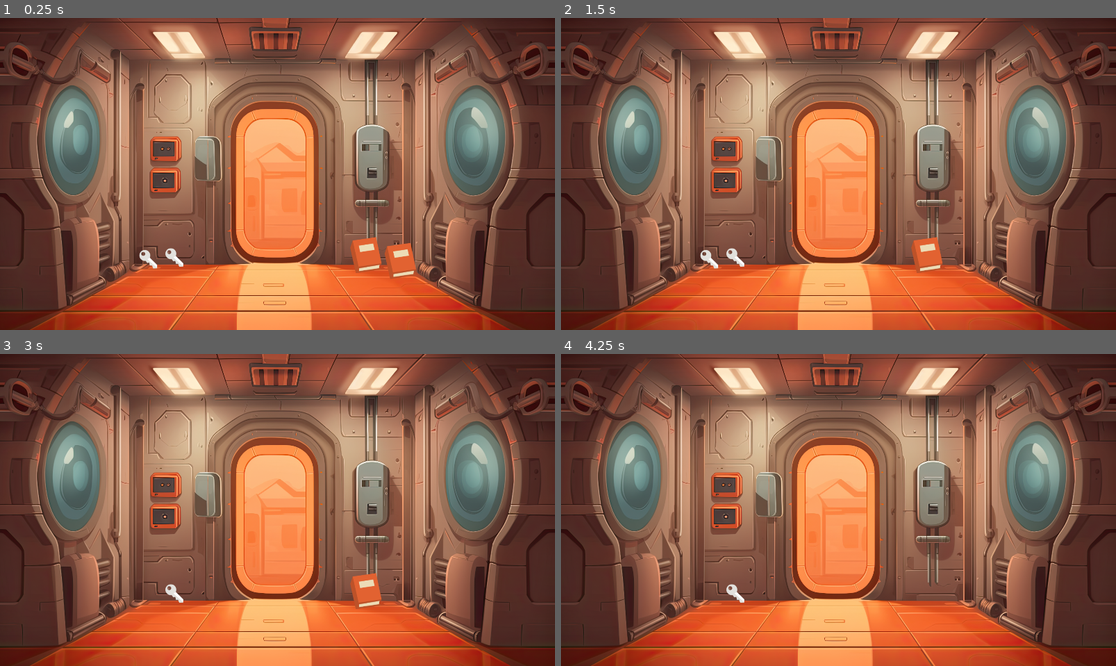
Above: before the commit, frames 1-4 (two rows, left to right).
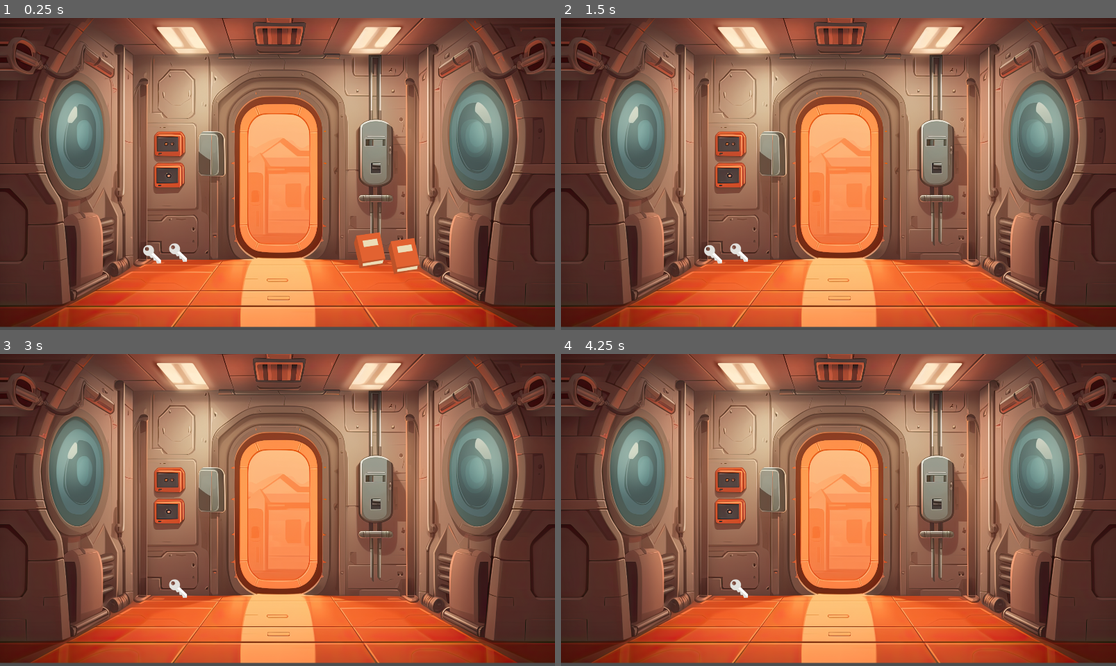
Above: after the commit, the same moments.

Repository: keyoni/PointClickEscape
Game: Godot game, scene res://scenes/main/main.tscn
Two runs of this game, one before a commit and one after it. Both use one fixed random seed, a clock stepped at 60 frames per second and the inputs below.
Inputs (mouse positions are in pixels of both pictures, inside the frame that each line leads up to):
- Up to frame 1 (0.25 s): no input
- Up to frame 2 (1.5 s): tap Enter at 0.5 s; drag from (838, 308) to (960, 261) at 0.52 s; drag from (927, 255) to (838, 308) at 1.27 s
- Up to frame 3 (3 s): move the mouse to (149, 594) at 2.02 s; press the mouse at (149, 594) at 2.03 s; release the mouse at (149, 594) at 2.75 s; drag from (172, 594) to (366, 591) at 2.77 s
- Up to frame 4 (4.25 s): move the mouse to (1005, 556) at 3.52 s; press the mouse at (1005, 556) at 3.53 s

The runs differ from the first frame. In frame 1, 36% of the frame differs, in the area x 0-100%, y 0-100%; in frame 2, 36%; in frame 3, 36%; in frame 4, 36%.

Commit message:
adding shapes and snapping

Diff:
--- /dev/null
+++ b/PointClickEscape/resources/items/five_shape.tres
@@ -0,0 +1,10 @@
+[gd_resource type="Resource" script_class="Item" load_steps=3 format=3 uid="uid://d0s2p0w1xsqu0"]
+
+[ext_resource type="Script" path="res://resources/item.gd" id="1_ojgb4"]
+[ext_resource type="Texture2D" uid="uid://dxv7x6u7ax2hv" path="res://assets/shapes/Shape-03.png" id="2_ykgvm"]
+
+[resource]
+script = ExtResource("1_ojgb4")
+name = "Five Shape"
+texture = ExtResource("2_ykgvm")
+description = ""
--- /dev/null
+++ b/PointClickEscape/resources/items/four_shape.tres
@@ -0,0 +1,10 @@
+[gd_resource type="Resource" script_class="Item" load_steps=3 format=3 uid="uid://fhj645hb6m2r"]
+
+[ext_resource type="Script" path="res://resources/item.gd" id="1_y42se"]
+[ext_resource type="Texture2D" uid="uid://db5u4u2gjgyoh" path="res://assets/shapes/Shape-02.png" id="2_epbay"]
+
+[resource]
+script = ExtResource("1_y42se")
+name = "Four Shape"
+texture = ExtResource("2_epbay")
+description = ""
--- /dev/null
+++ b/PointClickEscape/resources/items/six_shape.tres
@@ -0,0 +1,10 @@
+[gd_resource type="Resource" script_class="Item" load_steps=3 format=3 uid="uid://b64fjre5ha2x1"]
+
+[ext_resource type="Script" path="res://resources/item.gd" id="1_kpuys"]
+[ext_resource type="Texture2D" uid="uid://b5x884jna5uul" path="res://assets/shapes/Shape-04.png" id="2_7e7se"]
+
+[resource]
+script = ExtResource("1_kpuys")
+name = "Six Shape"
+texture = ExtResource("2_7e7se")
+description = ""
--- /dev/null
+++ b/PointClickEscape/resources/items/three_shape.tres
@@ -0,0 +1,10 @@
+[gd_resource type="Resource" script_class="Item" load_steps=3 format=3 uid="uid://cjc4im35dqgqi"]
+
+[ext_resource type="Script" path="res://resources/item.gd" id="1_mgl0o"]
+[ext_resource type="Texture2D" uid="uid://bs0orpbl4gstt" path="res://assets/shapes/Shape-01.png" id="2_f8h8y"]
+
+[resource]
+script = ExtResource("1_mgl0o")
+name = "Three Shape"
+texture = ExtResource("2_f8h8y")
+description = ""
--- a/PointClickEscape/scenes/inventory_slot/inventory_slot.gd
+++ b/PointClickEscape/scenes/inventory_slot/inventory_slot.gd
@@ -5,6 +5,7 @@
 var item_type = preload("res://scenes/item/generic_item.tscn")
 var scaled
 signal snapItem
+var group
 # Called when the node enters the scene tree for the first time.
 func _ready() -> void:
 	var slot_sprite = $Base.get_node("Slot")
@@ -16,6 +17,7 @@
 	var item = item_type.instantiate()
 	item.item_resource = self.	item_resource
 	item.snappable = true
+	item.inventoryItem = true
 	item.connect("released", snap_back)
 	add_child(item)
 	# Scales item to fit in slot
--- a/PointClickEscape/scenes/item/generic_item.gd
+++ b/PointClickEscape/scenes/item/generic_item.gd
@@ -2,10 +2,13 @@
 
 @export var item_resource : Item
 var selected = false
-var snappable = false
+@export var snappable = false
+@export var inventoryItem = false
 var savedZ;
 signal released
+signal snappedToPoint
 var savedParent
+var original_position
 # Called when the node enters the scene tree for the first time.
 func _ready() -> void:
 	$GenericItemSprite.texture = item_resource.texture
@@ -13,6 +16,7 @@
 	rectShape.extents = Vector2($GenericItemSprite.texture.get_size())
 	$GenericItemSprite/GenericItemArea/GenericItemShape.shape = rectShape
 	savedZ = self.z_index
+	self.connect("released",update_snapping)
 # Called every frame. 'delta' is the elapsed time since the previous frame.
 func _process(delta: float) -> void:
 	pass
@@ -49,7 +53,52 @@
 		if event.button_index == MOUSE_BUTTON_LEFT and not event.pressed and selected == true:
 			selected = false
 			DragManager.release_dragged_item()
-			self.z_index = savedZ
+			original_position = self.get_global_position()
 			if self.get_tree().get_root().has_node("GlobalDragLayer"):
 				self.reparent(savedParent, true)
 			released.emit()
+
+
+func update_snapping():
+	if snappable and selected == false:
+		# Get overlapping Drag Items
+
+
+		# Get overlapping Snap Points
+		var snap_points = get_tree().get_nodes_in_group("snap_points")
+		print(snap_points)
+
+		var closest_snap_point = null
+		var min_distance = 999.999
+		print("snapping!")
+		for snap_point in snap_points:
+			var snap_detector_area = snap_point.get_node("SnapDetectorArea")
+			if snap_detector_area.overlaps_area($GenericItemSprite/GenericItemArea):
+				print(self.global_position,"and", snap_point.get_global_position())
+				var distance = self.global_position.distance_to(snap_point.get_global_position())
+				print(snap_point.global_position)
+				print(distance)
+				if distance < min_distance:
+					min_distance = distance
+					closest_snap_point = snap_point
+
+			#print(closest_snap_point.global_position)
+			if closest_snap_point:
+				self.set_global_position(closest_snap_point.get_global_position())
+
+				if inventoryItem:
+					snappedToPoint.emit()
+			else:
+				# No overlapping items, only snap when dragged over snap point area
+				self.set_global_position(original_position)
+	else:
+	# No snapping, just return to the original position
+		pass
+
+			#print("snapping!")
+			#print(closest_body.global_position)
+			#print(self.global_position)
+			#self.set_global_position(closest_body.get_global_position())
+			#print(self.global_position)
+			#var tween = create_tween()
+			#tween.tween_property(self, "global_position",closest_body.get_global_position(),0.5).set_ease(Tween.EASE_IN_OUT)
--- /dev/null
+++ b/PointClickEscape/scenes/main/ShapePuzzleArea.gd
@@ -0,0 +1,24 @@
+extends Area2D
+
+
+var scene = preload("res://scenes/shape_puzzle/shape_puzzle.tscn")
+var is_scene_on = false
+# Called when the node enters the scene tree for the first time.
+func _ready() -> void:
+	pass # Replace with function body.
+
+
+# Called every frame. 'delta' is the elapsed time since the previous frame.
+func _process(delta: float) -> void:
+	pass
+
+
+func _on_input_event(viewport: Node, event: InputEvent, shape_idx: int) -> void:
+	if Input.is_action_pressed("left_mouse_click") and is_scene_on == false:
+		var instance = scene.instantiate()
+		add_sibling(instance)
+		instance.connect("closeScene",sceneClosed,2)
+		is_scene_on = true
+
+func sceneClosed():
+	is_scene_on = false
--- a/PointClickEscape/scenes/main/main.tscn
+++ b/PointClickEscape/scenes/main/main.tscn
@@ -1,10 +1,14 @@
-[gd_scene load_steps=6 format=3 uid="uid://b6wdp3job3ju4"]
+[gd_scene load_steps=8 format=3 uid="uid://b6wdp3job3ju4"]
 
 [ext_resource type="Texture2D" uid="uid://kj028jq76ptr" path="res://assets/backgrounds/pce2PanelBackground2.png" id="1_m1qn6"]
 [ext_resource type="PackedScene" uid="uid://c15j4wp5x0tmi" path="res://scenes/inventory_bar/inventory_bar.tscn" id="2_0ydoa"]
 [ext_resource type="PackedScene" uid="uid://df4mbp8f1l2bd" path="res://scenes/item/static_item.tscn" id="3_o5sdf"]
 [ext_resource type="Resource" uid="uid://64mjihmn2y0p" path="res://resources/items/redBook.tres" id="4_vpp3d"]
 [ext_resource type="Resource" uid="uid://cuy8k0527d1im" path="res://resources/items/small_key.tres" id="5_u8as7"]
+[ext_resource type="Script" path="res://scenes/main/ShapePuzzleArea.gd" id="6_aw3r6"]
+
+[sub_resource type="RectangleShape2D" id="RectangleShape2D_moylx"]
+size = Vector2(104, 79)
 
 [node name="Main" type="Node2D"]
 metadata/_edit_lock_ = true
@@ -48,3 +52,16 @@
 position = Vector2(603, 829)
 item_resource = ExtResource("5_u8as7")
 ItemState = "PickUp"
+
+[node name="ShapePuzzleArea" type="Area2D" parent="."]
+position = Vector2(563, 460)
+script = ExtResource("6_aw3r6")
+
+[node name="CollisionShape2D" type="CollisionShape2D" parent="ShapePuzzleArea"]
+position = Vector2(10, -6.5)
+shape = SubResource("RectangleShape2D_moylx")
+
+[node name="Camera2D" type="Camera2D" parent="."]
+position = Vector2(947, 557)
+
+[connection signal="input_event" from="ShapePuzzleArea" to="ShapePuzzleArea" method="_on_input_event"]
--- /dev/null
+++ b/PointClickEscape/scenes/shape_puzzle/shape_puzzle.gd
@@ -0,0 +1,19 @@
+extends Node2D
+
+signal closeScene
+# Called when the node enters the scene tree for the first time.
+func _ready() -> void:
+	pass # Replace with function body.
+
+
+# Called every frame. 'delta' is the elapsed time since the previous frame.
+func _process(delta: float) -> void:
+	pass
+
+
+func _input(event: InputEvent) -> void:
+	if Input.is_action_pressed("exit"):
+		closeScene.emit()
+		#this just deletes the node and doesn't save any data about what happened in it
+		#might just want to hide it instead
+		queue_free()
--- /dev/null
+++ b/PointClickEscape/scenes/shape_puzzle/shape_puzzle.tscn
@@ -0,0 +1,39 @@
+[gd_scene load_steps=8 format=3 uid="uid://desbxtks667hk"]
+
+[ext_resource type="Texture2D" uid="uid://ccj2clgcesn08" path="res://assets/items/glassPanelx5-export.png" id="1_mjg3t"]
+[ext_resource type="Script" path="res://scenes/shape_puzzle/shape_puzzle.gd" id="1_npvun"]
+[ext_resource type="PackedScene" uid="uid://dxu2ogqof1ns7" path="res://scenes/snap_point/snap_point.tscn" id="3_5qgg5"]
+[ext_resource type="Texture2D" uid="uid://dmh5dvayfgnww" path="res://assets/items/toaster.png" id="4_ua1v4"]
+[ext_resource type="Texture2D" uid="uid://bt3sjlkvdpffp" path="res://assets/items/small_key.png" id="4_yolit"]
+[ext_resource type="PackedScene" uid="uid://ck6iuluif14sf" path="res://scenes/item/generic_item.tscn" id="4_yoobi"]
+[ext_resource type="Resource" uid="uid://cjc4im35dqgqi" path="res://resources/items/three_shape.tres" id="5_l6xnp"]
+
+[node name="shape_puzzle" type="Node2D"]
+script = ExtResource("1_npvun")
+
+[node name="GlassPanelx5-export" type="Sprite2D" parent="."]
+position = Vector2(960, 540)
+scale = Vector2(0.458833, 0.2775)
+texture = ExtResource("1_mjg3t")
+metadata/_edit_lock_ = true
+
+[node name="SnapPoint" parent="." instance=ExtResource("3_5qgg5")]
+position = Vector2(642, 491)
+scale = Vector2(0.3, 0.3)
+
+[node name="Sprite2D" type="Sprite2D" parent="SnapPoint"]
+texture = ExtResource("4_ua1v4")
+
+[node name="SnapPoint2" parent="." instance=ExtResource("3_5qgg5")]
+position = Vector2(1210, 499)
+scale = Vector2(0.3, 0.3)
+
+[node name="Sprite2D" type="Sprite2D" parent="SnapPoint2"]
+texture = ExtResource("4_yolit")
+
+[node name="ThreeShape" parent="." instance=ExtResource("4_yoobi")]
+position = Vector2(1389, 244)
+scale = Vector2(0.2, 0.2)
+item_resource = ExtResource("5_l6xnp")
+snappable = true
+metadata/_edit_group_ = true
--- /dev/null
+++ b/PointClickEscape/scenes/snap_point/snap_point.gd
@@ -0,0 +1,11 @@
+extends Node2D
+
+
+# Called when the node enters the scene tree for the first time.
+func _ready() -> void:
+	pass # Replace with function body.
+
+
+# Called every frame. 'delta' is the elapsed time since the previous frame.
+func _process(delta: float) -> void:
+	pass
--- a/PointClickEscape/scenes/snap_point/snap_point.tscn
+++ b/PointClickEscape/scenes/snap_point/snap_point.tscn
@@ -1,11 +1,14 @@
-[gd_scene load_steps=2 format=3 uid="uid://dxu2ogqof1ns7"]
+[gd_scene load_steps=3 format=3 uid="uid://dxu2ogqof1ns7"]
+
+[ext_resource type="Script" path="res://scenes/snap_point/snap_point.gd" id="1_fr4me"]
 
 [sub_resource type="CircleShape2D" id="CircleShape2D_0bflj"]
 
-[node name="SnapPoint" type="Node2D"]
+[node name="SnapPoint" type="Node2D" groups=["snap_points"]]
+script = ExtResource("1_fr4me")
 
-[node name="SnapArea" type="Area2D" parent="."]
+[node name="SnapDetectorArea" type="Area2D" parent="."]
 
-[node name="SnapShape" type="CollisionShape2D" parent="SnapArea"]
+[node name="SnapShape" type="CollisionShape2D" parent="SnapDetectorArea"]
 scale = Vector2(2, 2)
 shape = SubResource("CircleShape2D_0bflj")
Binary file added: PointClickEscape/assets/items/glassPanelx5-export.png
Not shown, added: PointClickEscape/assets/items/glassPanelx5-export.png.import
Binary file added: PointClickEscape/assets/shapes/Shape-01.png
Not shown, added: PointClickEscape/assets/shapes/Shape-01.png.import
Binary file added: PointClickEscape/assets/shapes/Shape-02.png
Not shown, added: PointClickEscape/assets/shapes/Shape-02.png.import
Binary file added: PointClickEscape/assets/shapes/Shape-03.png
Not shown, added: PointClickEscape/assets/shapes/Shape-03.png.import
Binary file added: PointClickEscape/assets/shapes/Shape-04.png
Not shown, added: PointClickEscape/assets/shapes/Shape-04.png.import
